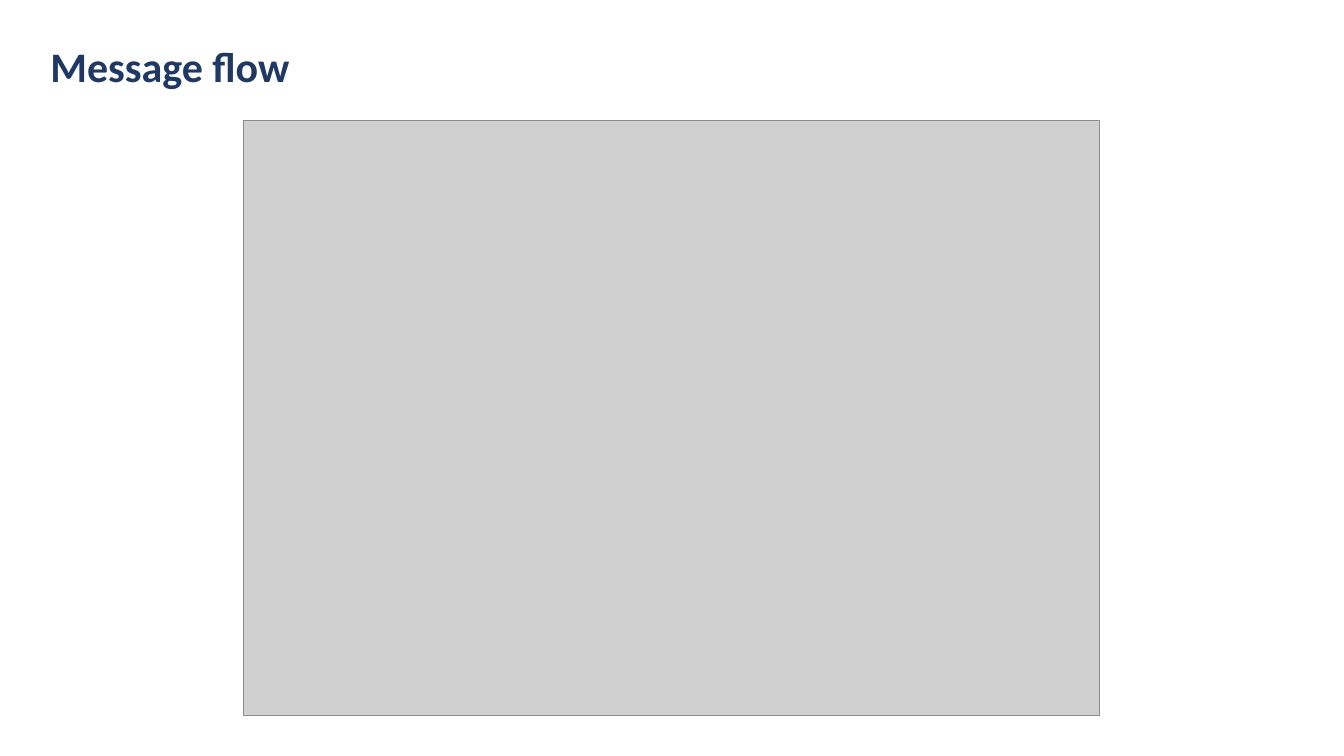
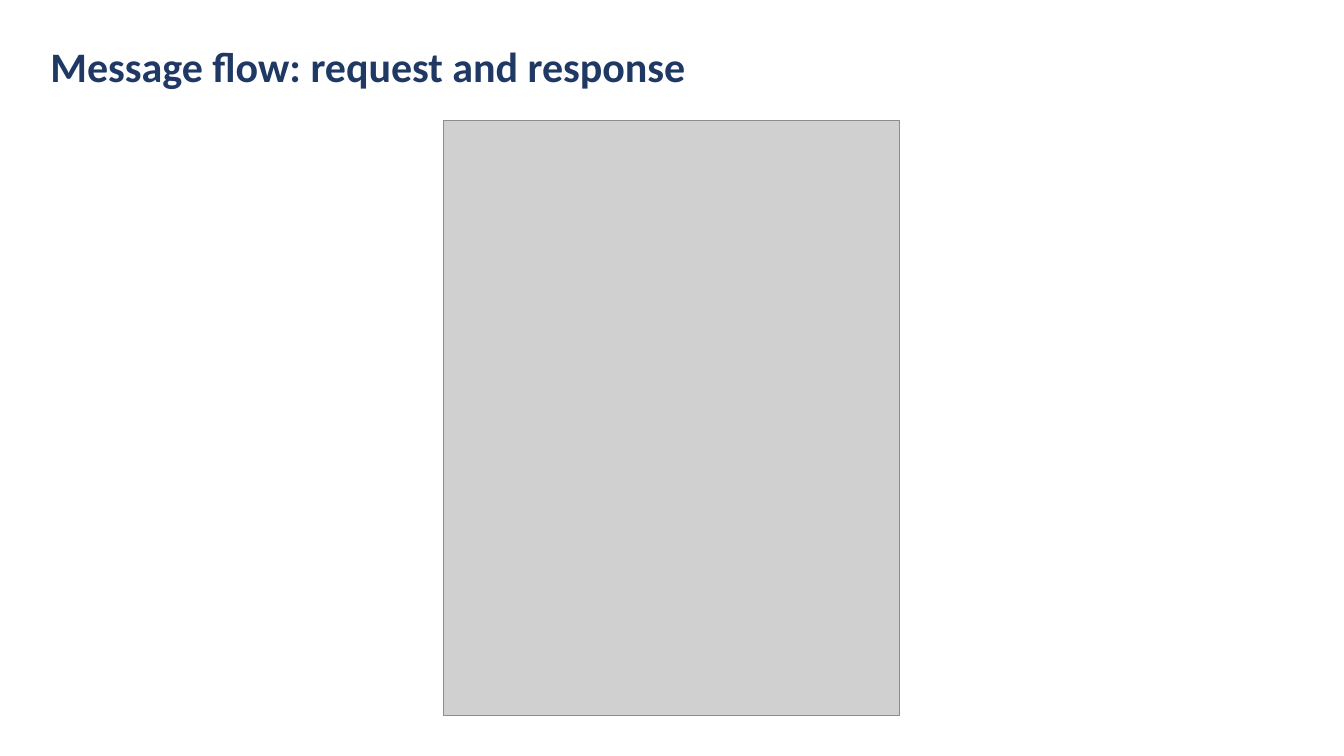
Before and after one commit to Abdallah-Afifi1/Mekra-cybersecurity-testing, a slide deck: slide 3 of CS-Testing/Features/SOW1-SOW2_Secure_Communication/03-Summary/SOW1-SOW2_Feature_Summary.pptx. Drawn at 1344x756 pixels with LibreOffice and Linux fonts; fonts in the diff are those of the drawing; grey boxes stand for pictures. Boxes give left, top, right and bottom in pixels: in the first picture for what was removed or moved away, otherwise in the second. Text is boxed around its words. In the diff, an @@ line names an element or a change of style, - is before the commit and + after.

Commit message:
Message flow diagram: request/response with requirement IDs and SIQ counts

```diff
--- a/CS-Testing/Features/SOW1-SOW2_Secure_Communication/03-Summary/SOW1-SOW2_Feature_Summary.pptx
+++ b/CS-Testing/Features/SOW1-SOW2_Secure_Communication/03-Summary/SOW1-SOW2_Feature_Summary.pptx
@@ text at box(50, 52, 686, 89): text changed @@
-Message flow
+Message flow: request and response
@@ picture: place and size @@
-picture at box(244, 121, 1101, 716)
+picture at box(444, 121, 899, 716)
```
Also in this commit, not shown: 1 other slide changed, 2 other files.
